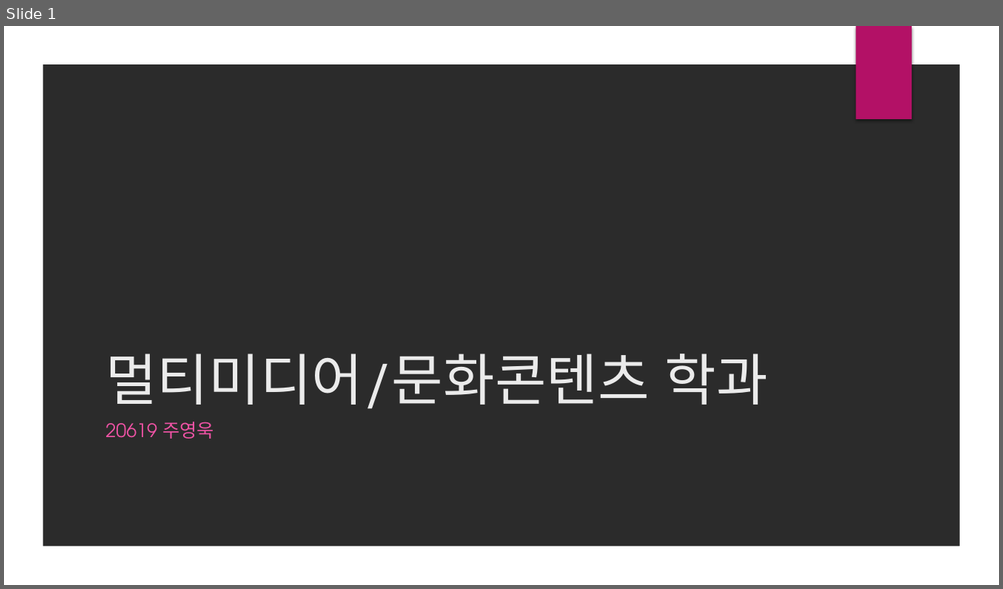
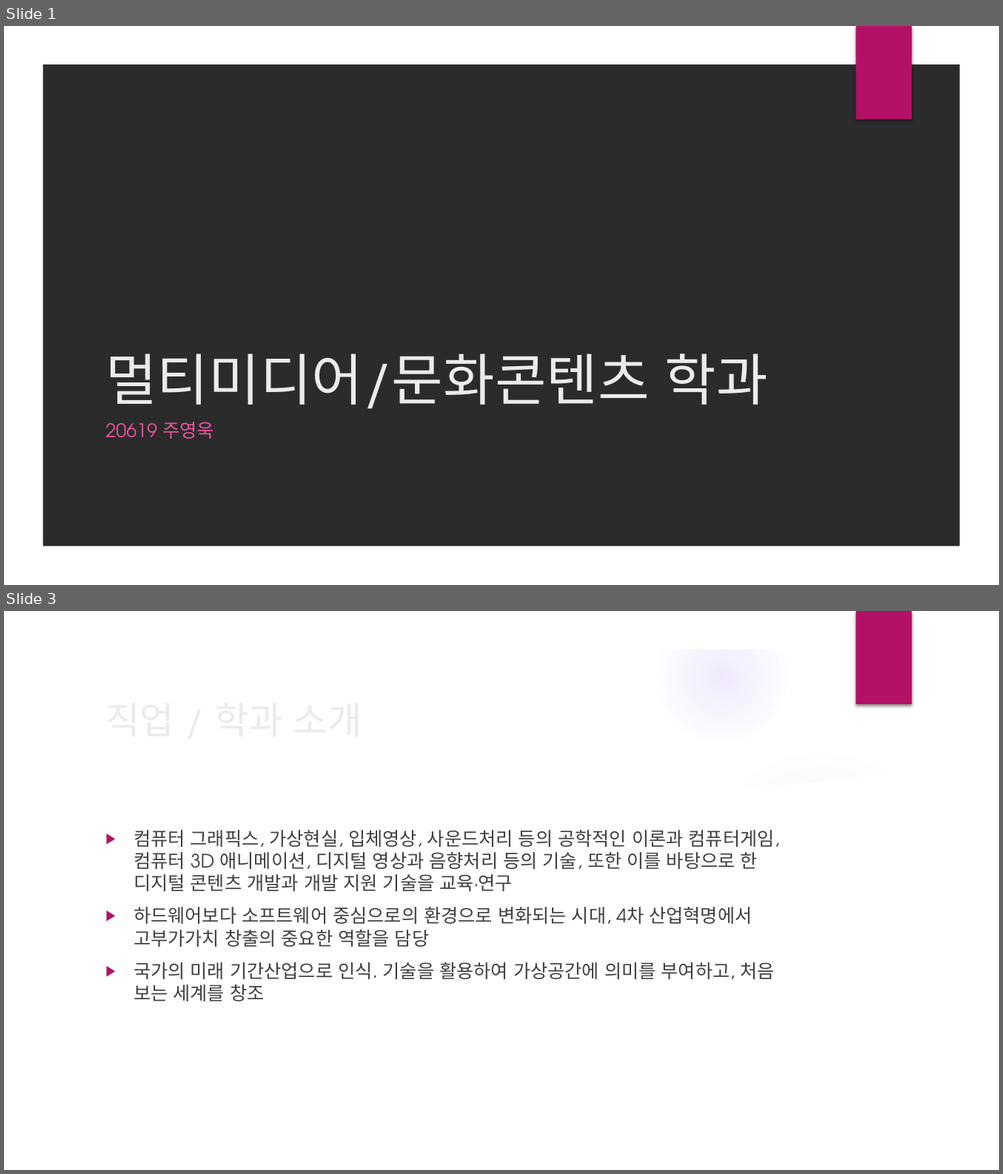
Before and after one commit to realette/back_up_files, a slide deck: 진로와직업 수행평가 진로 포트폴리오-2학년6반19번 주영욱.pptx. Shown one above the other, each under a label of ours: slide 1 before the commit, slides 1 and 3 after it; the slides between them are not shown. The pictures are 1003x589 and 1003x1174 pixels, drawn with LibreOffice and Linux fonts; fonts in the diff are those of the drawing; background and template pictures are left out; a plain dark background stands for a picture behind light text. Boxes give left, top, right and bottom in pixels: in the first picture for what was removed or moved away, otherwise in the second. Text is boxed around its words. In the diff, an @@ line names an element or a change of style, - is before the commit and + after.

```diff
--- a/진로와직업 수행평가 진로 포트폴리오-2학년6반19번 주영욱.pptx
+++ b/진로와직업 수행평가 진로 포트폴리오-2학년6반19번 주영욱.pptx
@@ slide 3 added at box(4, 611, 999, 1170), background picture (left out); not listed: 2 template elements that a slide beside it also shows @@
@@ group added at box(4, 612, 967, 1170): 5 ellipses, 2 freeform shapes @@
@@ text added at box(134, 830, 780, 1002), 18 pt, text #404040 @@
+▶ 컴퓨터 그래픽스, 가상현실, 입체영상, 사운드처리 등의 공학적인 이론과 컴퓨터게임, 컴퓨터 3D 애니메이션, 디지털 영상과 음향처리 등의 기술, 또한 이를 바탕으로 한 디지털 콘텐츠 개발과 개발 지원 기술을 교육·연구
+▶ 하드웨어보다 소프트웨어 중심으로의 환경으로 변화되는 시대, 4차 산업혁명에서 고부가가치 창출의 중요한 역할을 담당
+▶ 국가의 미래 기간산업으로 인식. 기술을 활용하여 가상공간에 의미를 부여하고, 처음 보는 세계를 창조
@@ title added at box(649, 907, 751, 924), 36 pt, text #EBEBEB @@
+직업 / 학과 소개
```
Also in this commit, not shown: 2 slides changed, 5 other slides added.
